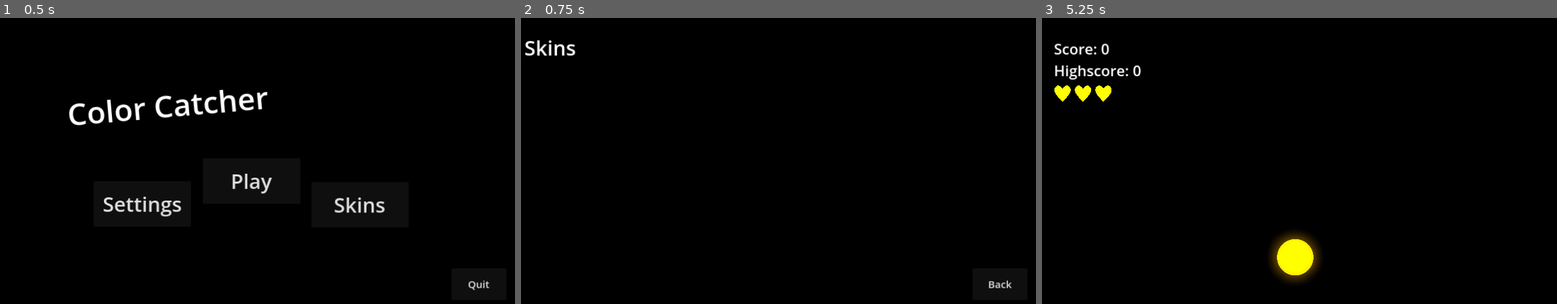
Above: before the commit, frames 1-3 (left to right).
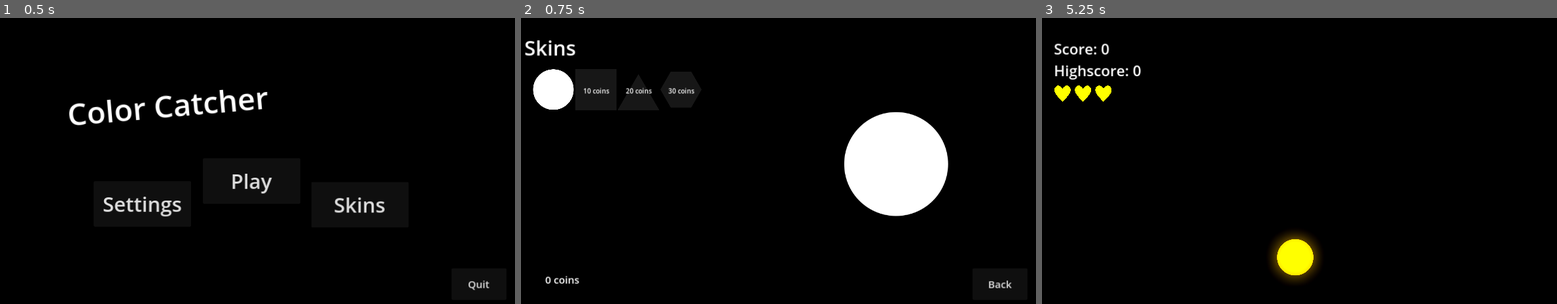
Above: after the commit, the same moments.

Repository: SkyDustGames/color-catcher
Game: Godot game, scene res://scenes/menu.tscn
Same seed, same stepped clock (60 frames per second), same inputs: the game is played once before the commit and once after it.
Inputs (mouse positions are in pixels of both pictures, inside the frame that each line leads up to):
- Up to frame 1 (0.5 s): no input
- Up to frame 2 (0.75 s): click "Skins" at 0.5 s
- Up to frame 3 (5.25 s): click (1119, 89) at 1.25 s, where only the run after the commit has a clickable "10 coins"; click (1072, 89) at 2.02 s; click (1160, 89) at 2.75 s, where only the run after the commit has a clickable "20 coins"; click (1201, 89) at 3.5 s, where only the run after the commit has a clickable "30 coins"; click "Back" at 4.25 s; click "Play" at 5 s

Frame 1 is identical in both runs. In frame 2, 7.0% of the frame differs, in the area x 2-83%, y 17-93%; in frame 3, nothing differs.

Commit message:
Add skins

Diff:
--- a/scenes/menu.tscn
+++ b/scenes/menu.tscn
@@ -1,9 +1,10 @@
-[gd_scene load_steps=5 format=3 uid="uid://cp7vnardlgioa"]
+[gd_scene load_steps=6 format=3 uid="uid://cp7vnardlgioa"]
 
 [ext_resource type="Script" path="res://scripts/ui/Menu.gd" id="1_0bigu"]
 [ext_resource type="Script" path="res://scripts/ui/Main.gd" id="2_d3acg"]
 [ext_resource type="Script" path="res://scripts/ui/Settings.gd" id="3_n2yob"]
 [ext_resource type="Script" path="res://scripts/ui/Skins.gd" id="4_7p7u3"]
+[ext_resource type="Texture2D" uid="uid://cgf0uoc86lrol" path="res://sprites/circle.png" id="5_l0lry"]
 
 [node name="Menu" type="Control" node_paths=PackedStringArray("active", "disable_on_ready")]
 layout_mode = 3
@@ -112,6 +113,54 @@
 theme_override_font_sizes/font_size = 50
 text = "Skins"
 
+[node name="GridContainer" type="GridContainer" parent="Skins"]
+layout_mode = 1
+anchors_preset = -1
+offset_left = 50.0
+offset_top = 125.0
+offset_right = 150.0
+offset_bottom = 225.0
+columns = 5
+
+[node name="Template" type="TextureButton" parent="Skins/GridContainer"]
+self_modulate = Color(0.0901961, 0.0901961, 0.0901961, 1)
+custom_minimum_size = Vector2(100, 100)
+layout_mode = 2
+texture_normal = ExtResource("5_l0lry")
+texture_pressed = ExtResource("5_l0lry")
+texture_hover = ExtResource("5_l0lry")
+texture_disabled = ExtResource("5_l0lry")
+texture_focused = ExtResource("5_l0lry")
+ignore_texture_size = true
+stretch_mode = 0
+
+[node name="Label2" type="Label" parent="Skins/GridContainer/Template"]
+layout_mode = 0
+offset_left = 18.0
+offset_top = 42.0
+offset_right = 83.0
+offset_bottom = 68.0
+theme_override_colors/font_color = Color(1, 1, 1, 1)
+text = "0 Score"
+horizontal_alignment = 1
+
+[node name="Skin" type="TextureRect" parent="Skins"]
+layout_mode = 0
+offset_left = 810.0
+offset_top = 229.0
+offset_right = 1066.0
+offset_bottom = 485.0
+texture = ExtResource("5_l0lry")
+
+[node name="Coins" type="Label" parent="Skins"]
+layout_mode = 0
+offset_left = 80.0
+offset_top = 621.0
+offset_right = 177.0
+offset_bottom = 659.0
+theme_override_font_sizes/font_size = 25
+text = "10 coins"
+
 [node name="BackButton" type="Button" parent="Skins"]
 layout_mode = 0
 offset_left = 1125.0
--- a/scripts/Circle.gd
+++ b/scripts/Circle.gd
@@ -21,6 +21,7 @@
 	highscoreText.text = "Highscore: " + str(highscore)
 	color = Global.colors[randi() % Global.colors.size()]
 	sprite.modulate = color
+	sprite.texture = Global.skin
 
 func _process(_delta):
 	if Input.is_action_just_pressed("move_right"):
@@ -65,4 +66,6 @@
 	lives -= 1
 	hearts[lives].hide()
 	if lives <= 0:
+		Global.save.coins += score
+		Global.write_save(Global.save)
 		get_tree().change_scene_to_file("res://scenes/game_over.tscn")
--- a/scripts/Global.gd
+++ b/scripts/Global.gd
@@ -10,12 +10,14 @@
 func load_save():
 	var default = {
 		"score": 0,
-		"skins": [0],
+		"skins": ["0"],
 		"settings": {
 			"post_processing": true,
 			"volume": [0.5, 0.5],
 			"fullscreen": false
-		}
+		},
+		"skin": "Circle",
+		"coins": 0
 	}
 
 	if not FileAccess.file_exists("user://game.save"):
@@ -30,6 +32,10 @@
 	file.store_line(JSON.stringify(dict))
 
 @onready var save: Dictionary = load_save()
+var skin: Texture2D
+
+func _ready():
+	skin = Skins.skins[save.skin].sprite
 
 func _process(_delta):
 	if Input.is_action_just_pressed("toggle_fullscreen"):
--- a/scripts/ui/Skins.gd
+++ b/scripts/ui/Skins.gd
@@ -1,4 +1,72 @@
 extends Control
+class_name Skins
+
+static var skins = {
+	"Circle": {
+		"sprite": preload("res://sprites/circle.png"),
+		"cost": 0,
+	},
+	"Square": {
+		"sprite": preload("res://sprites/square.png"),
+		"cost": 10,
+	},
+	"Triangle": {
+		"sprite": preload("res://sprites/triangle.png"),
+		"cost": 20,
+	},
+	"Hexagon": {
+		"sprite": preload("res://sprites/hexagon.png"),
+		"cost": 30,
+	},
+}
 
 func back():
 	$"..".change_active($"../Main")
+
+func _ready():
+	var grid = $GridContainer
+	var template = $GridContainer/Template
+	var display = $Skin
+	var coins = $Coins
+
+	var index = 0
+	for skin in skins:
+		var instance = template.duplicate()
+		var label = instance.get_child(0)
+
+		instance.texture_normal = skins[skin].sprite
+		instance.texture_pressed = skins[skin].sprite
+		instance.texture_disabled = skins[skin].sprite
+		instance.texture_hover = skins[skin].sprite
+		instance.texture_focused = skins[skin].sprite
+
+		instance.pressed.connect(func():
+			if Global.save["skins"].has(str(index)):
+				Global.skin = skins[skin].sprite
+				Global.save.skin = skin
+				display.texture = skins[skin].sprite
+				Global.write_save(Global.save)
+				return
+
+			if Global.save.coins >= skins[skin].cost:
+				Global.save.coins -= skins[skin].cost
+				coins.text = str(Global.save.coins) + " coins"
+				instance.self_modulate = Color(1, 1, 1)
+				label.queue_free()
+
+				Global.save["skins"].append(str(index))
+				Global.write_save(Global.save)
+		)
+
+		if Global.save["skins"].has(str(index)):
+			instance.self_modulate = Color(1, 1, 1)
+			label.queue_free()
+		else:
+			label.text = str(skins[skin].cost) + " coins"
+
+		grid.add_child(instance)
+		index += 1
+
+	display.texture = skins[Global.save.skin].sprite
+	coins.text = str(Global.save.coins) + " coins"
+	template.queue_free()
